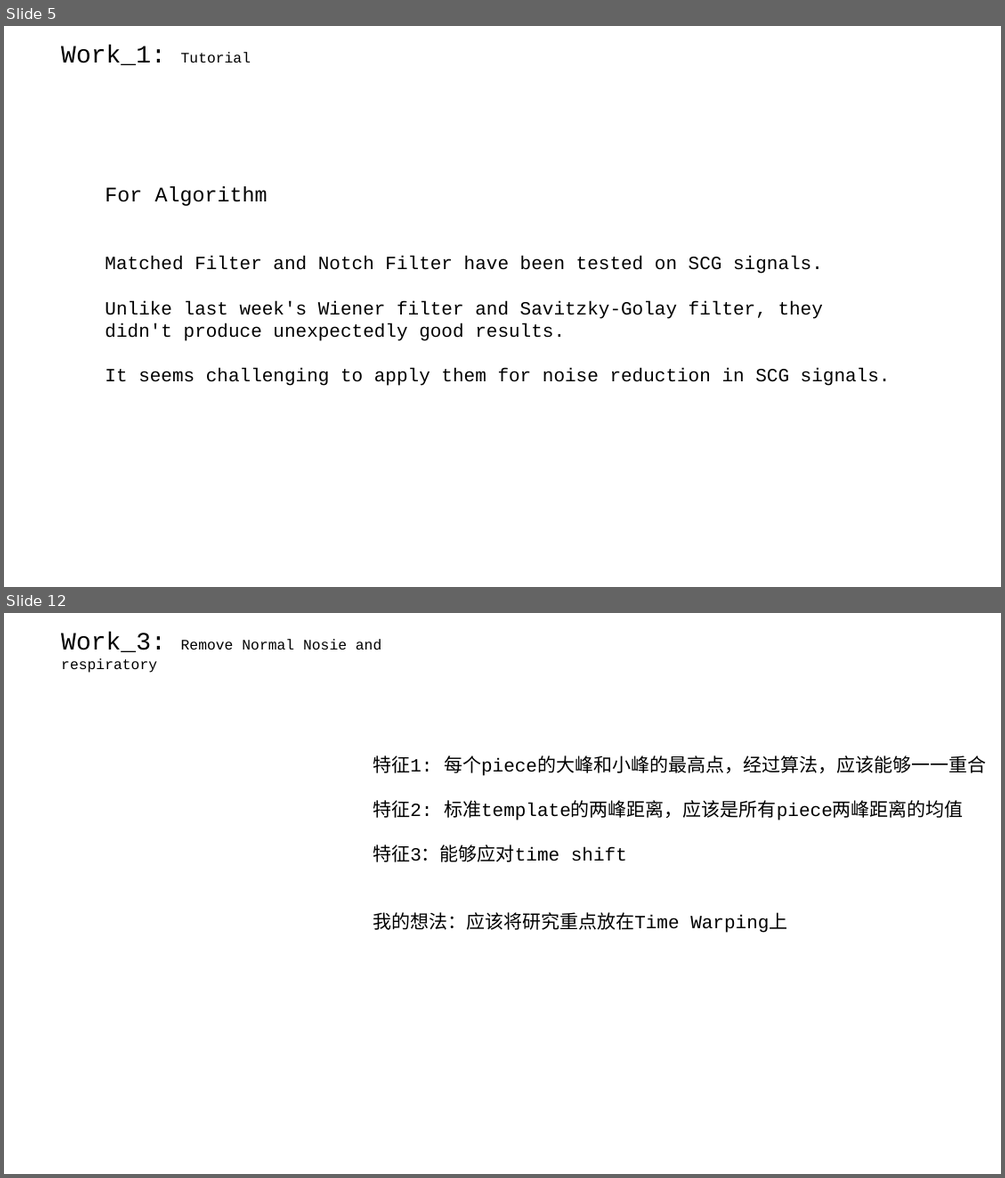
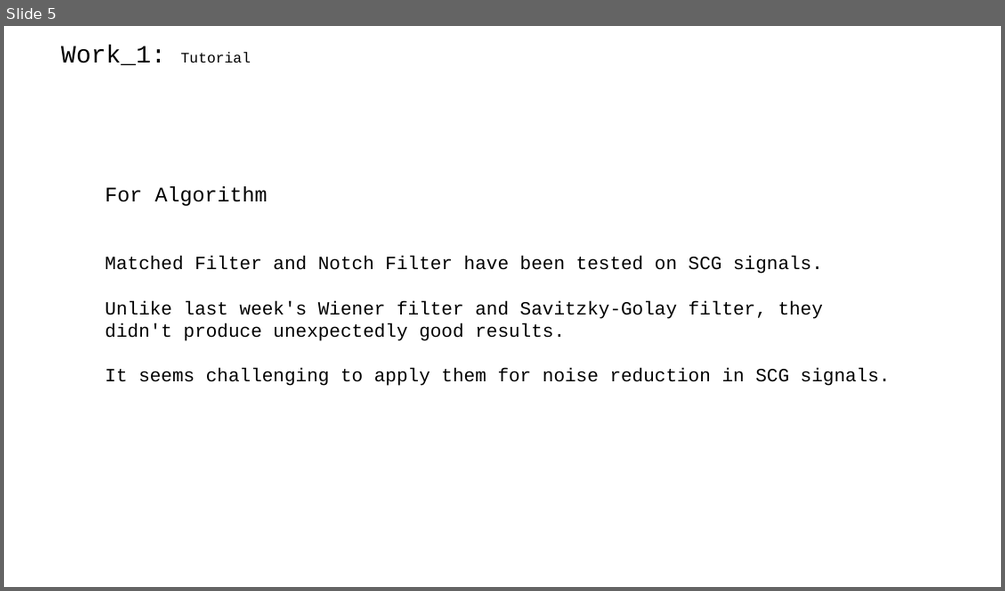
Before and after one commit to A-Big-Tortoise/Presentation, a slide deck: Presentation_918_JiayuChen.pptx. Shown one above the other, each under a label of ours: slides 5 and 12 before the commit, slide 5 after it; the slides between them are not shown. The pictures are 1005x1178 and 1005x591 pixels, drawn with LibreOffice and Linux fonts; fonts in the diff are those of the drawing. Boxes give left, top, right and bottom in pixels: in the first picture for what was removed or moved away, otherwise in the second. Text is boxed around its words. In the diff, an @@ line names an element or a change of style, - is before the commit and + after.

```diff
--- a/Presentation_918_JiayuChen.pptx
+++ b/Presentation_918_JiayuChen.pptx
@@ slide 12 removed at [4,613,1001,1174], background #FFFFFF @@
@@ text removed at [61,633,381,673] @@
-Work_3: Remove Normal Nosie and respiratory
@@ text removed at [372,755,986,933] @@
-特征1: 每个piece的大峰和小峰的最高点，经过算法，应该能够一一重合
-特征2: 标准template的两峰距离，应该是所有piece两峰距离的均值
-特征3：能够应对time shift
-我的想法：应该将研究重点放在Time Warping上
```
Also in this commit, not shown: 6 slides changed, 3 slides added, 2 other slides removed.
